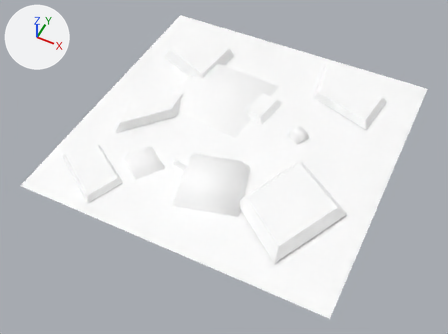
The FBX model ScalesOfSorrow_YLS/Assets/05_Assets/Water Level/Water-Pebbles.fbx: old version first, new version second.
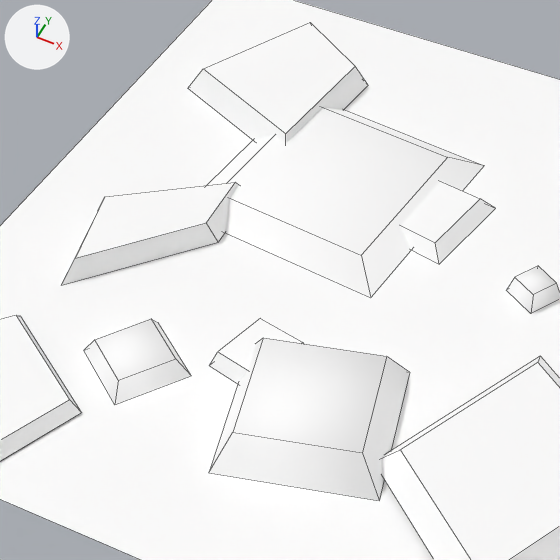
Old and new are each drawn whole from a 50 mm camera at (0.604, -1.316, 1.454) aimed at (-0.002, -0.106, -0.059) and again close up on the part from 20% to 69% of the width and 7% to 72% of the height. Every picture has the same lights, and +X, +Y and +Z are marked at upper left. The close-ups show mesh edges as thin lines. Where no turn or scale is listed for an object, it has been applied to the vertices.

In view in the first close-up: 'Floor_Pebbles'.
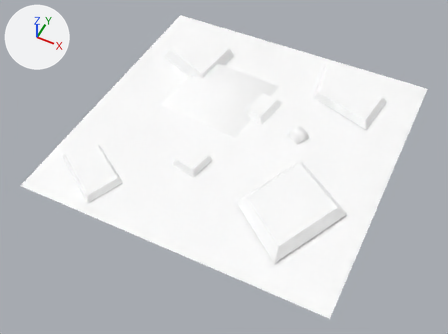
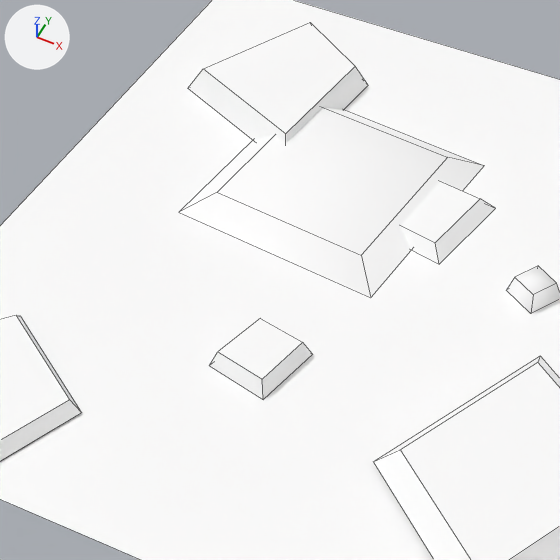
Location of each change, (x1, y1, x2, y2) in pixels of the close-ups (560 x 560 px):
part 1 of me_plane, deleted: before (62, 182, 239, 285)
part 2 of me_plane, deleted: before (84, 319, 191, 405)
part 3 of me_plane, deleted: before (209, 338, 410, 501)

The change, as a list of edits to the scene's bpy script:
```text
Change me_plane:
    where me_plane.from_pydata(...)  # 92 vertices, 56 faces; spans x -0.5..0.5, y -0.5..0.5, z 0.0..0.05
    used by ob_floor_pebbles; location = (0.0, 0.0, 0.0)
    me_plane part 1: the loose piece of 8 vertices spanning x -0.4..-0.225, y -0.18..0.082, z 0.0..0.032 is deleted
    me_plane part 2: the loose piece of 8 vertices spanning x -0.279..-0.139, y -0.321..-0.182, z 0.0..0.025 is deleted
    me_plane part 3: the loose piece of 8 vertices spanning x -0.098..0.147, y -0.361..-0.116, z 0.0..0.05 is deleted
```
